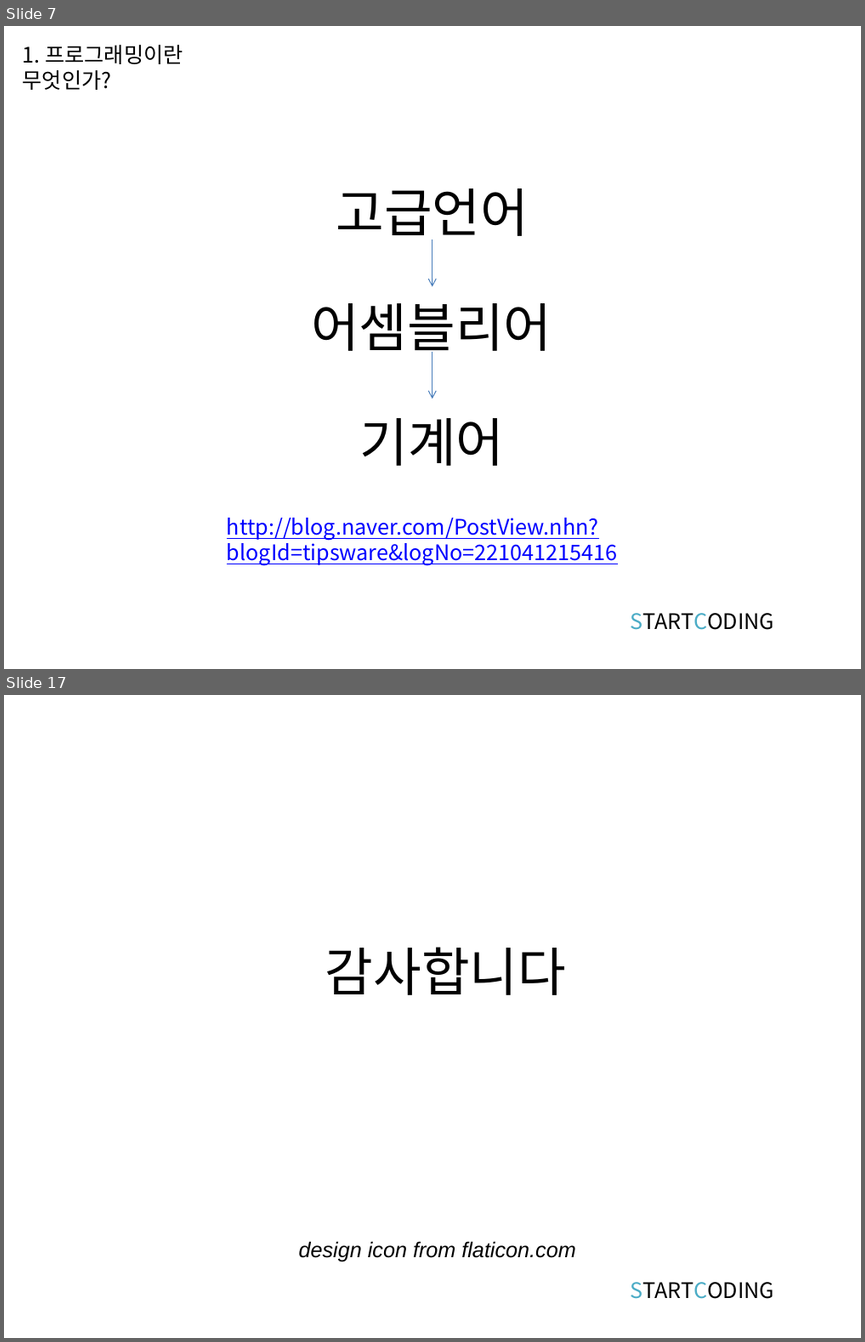
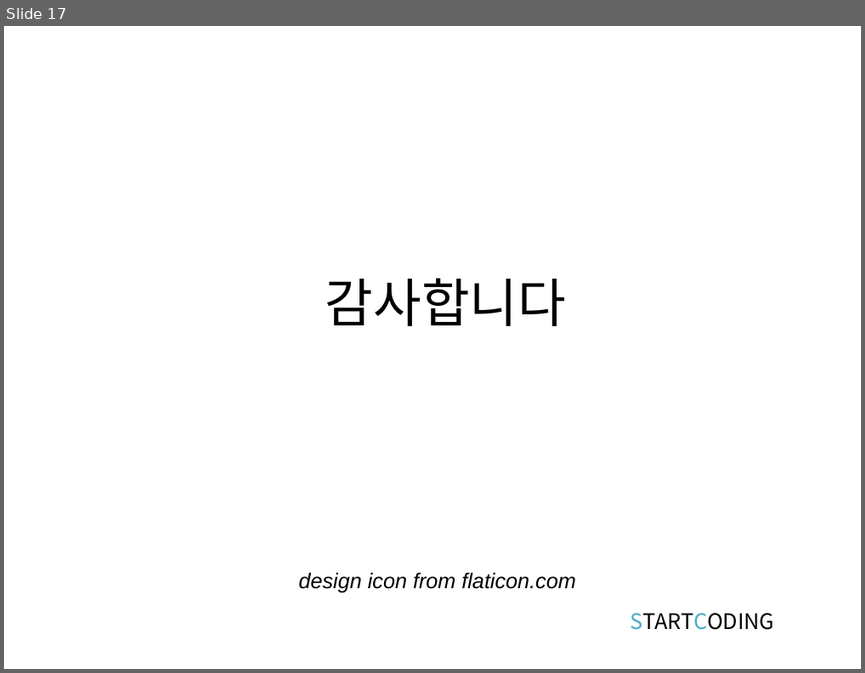
Before and after one commit to kwonkijun/python, a slide deck: 파이썬기초(PPT)/파이썬 기초 3강_연산과 연산자.pptx. Shown one above the other, each under a label of ours: slides 7 and 17 before the commit, slide 17 after it; the slides between them are not shown. The pictures are 865x1342 and 865x673 pixels, drawn with LibreOffice and Linux fonts; fonts in the diff are those of the drawing. Boxes give left, top, right and bottom in pixels: in the first picture for what was removed or moved away, otherwise in the second. Text is boxed around its words. In the diff, an @@ line names an element or a change of style, - is before the commit and + after.

```diff
--- a/파이썬기초(PPT)/파이썬 기초 3강_연산과 연산자.pptx
+++ b/파이썬기초(PPT)/파이썬 기초 3강_연산과 연산자.pptx
@@ slide 7 removed at (4,26,861,669), background #FFFFFF @@
@@ text removed at (23,45,182,90) @@
-1. 프로그래밍이란 무엇인가?
@@ text removed at (336,188,529,245) @@
-고급언어
@@ arrow removed from (432, 239) to (432, 286) @@
@@ title removed at (311,303,551,360) @@
-어셈블리어
@@ arrow removed from (432, 352) to (432, 398) @@
@@ text removed at (360,418,505,465) @@
-기계어
@@ text removed at (227,517,617,566) @@
-http://blog.naver.com/PostView.nhn?blogId=tipsware&logNo=221041215416
@@ text removed at (630,612,774,630) @@
-STARTCODING
```
Also in this commit, not shown: 2 slides changed, 14 slides added, 13 other slides removed, 9 other files.
